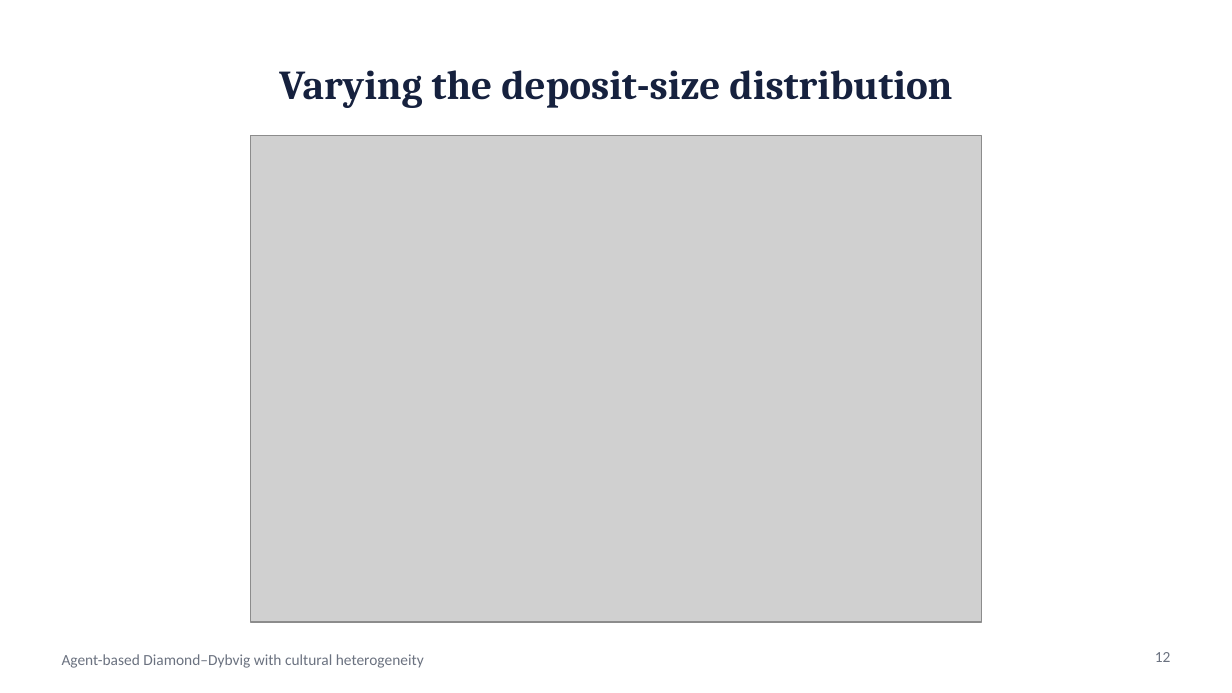
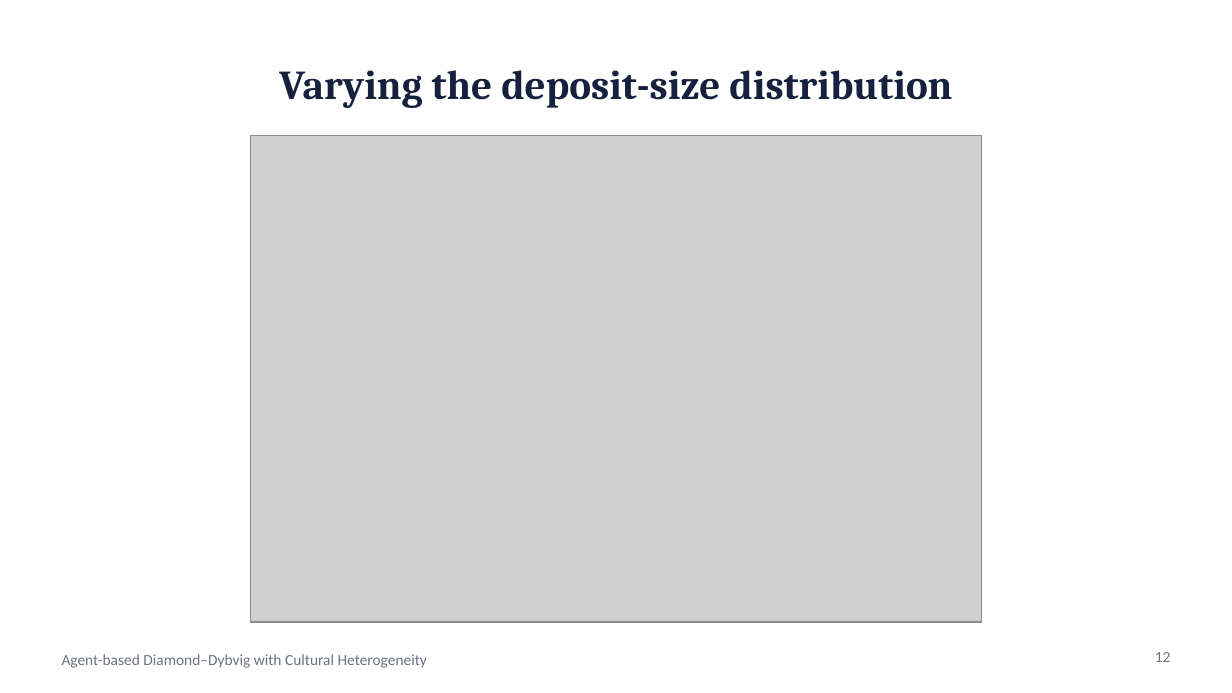
Before and after one commit to wlstover/BankRuns5, a slide deck: slide 12 of docs/deck_2026-10-26_seminar.pptx. Drawn at 1232x693 pixels with LibreOffice and Linux fonts; fonts in the diff are those of the drawing; grey boxes stand for pictures. Boxes give left, top, right and bottom in pixels: in the first picture for what was removed or moved away, otherwise in the second. Text is boxed around its words. In the diff, an @@ line names an element or a change of style, - is before the commit and + after.

```diff
--- a/docs/deck_2026-10-26_seminar.pptx
+++ b/docs/deck_2026-10-26_seminar.pptx
@@ text at (x1=62, y1=654, x2=427, y2=668): text changed @@
-Agent-based Diamond–Dybvig with cultural heterogeneity
+Agent-based Diamond–Dybvig with Cultural Heterogeneity
```
Also in this commit, not shown: 13 other slides changed, 2 other files.
